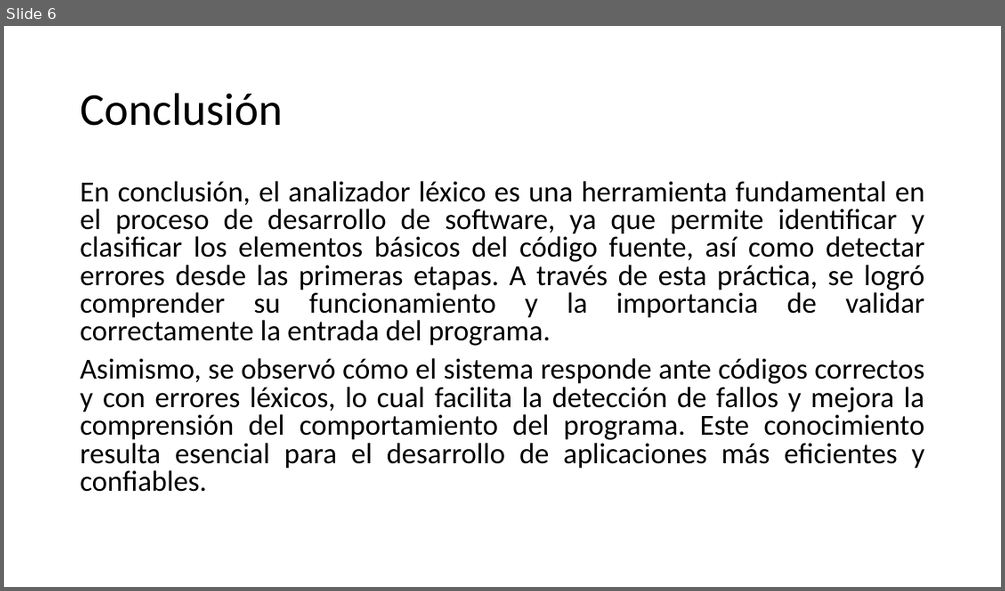
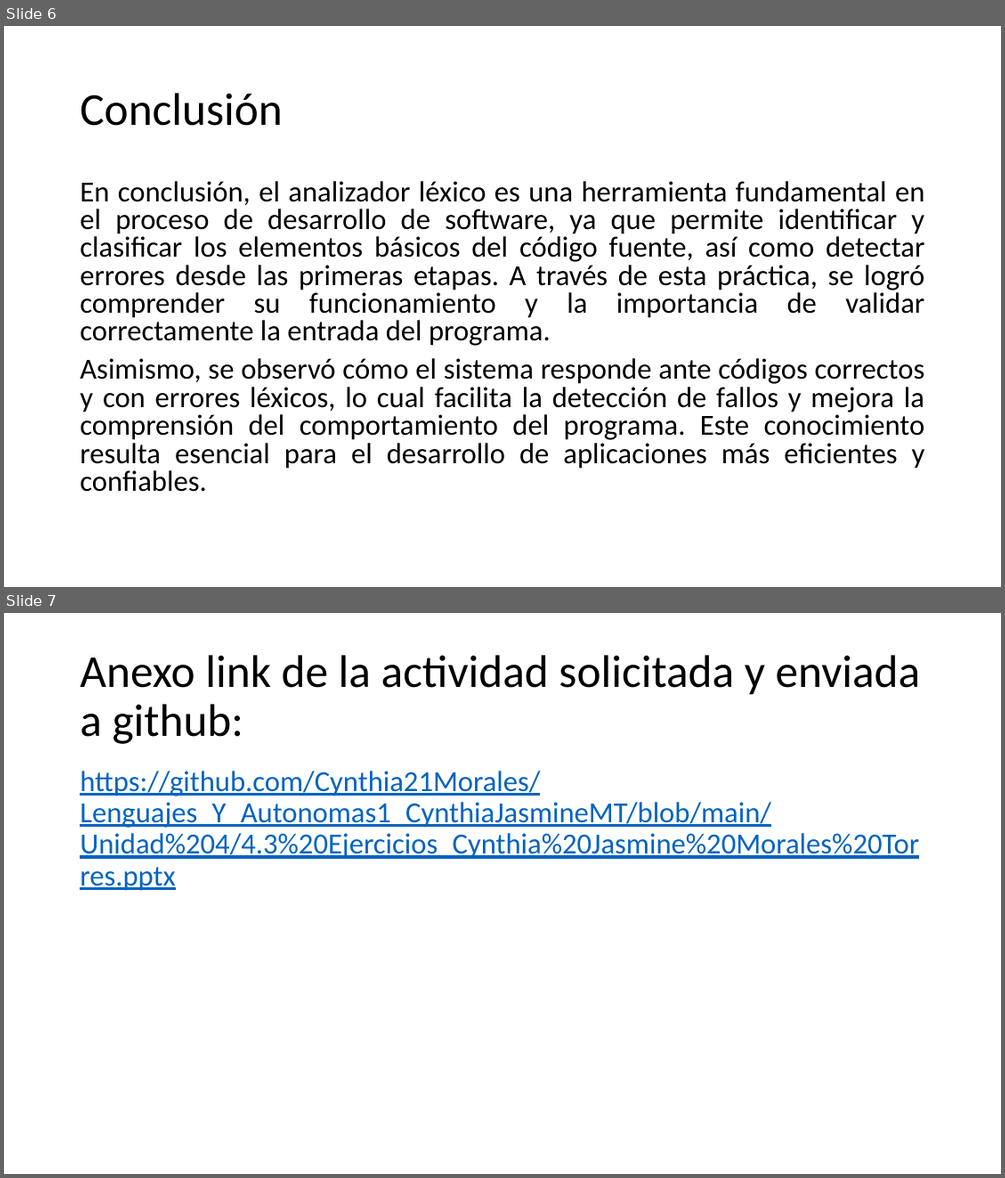
Before and after one commit to Cynthia21Morales/Lenguajes_Y_Autonomas1_CynthiaJasmineMT, a slide deck: Unidad 4/4.3 Ejercicios_Cynthia Jasmine Morales Torres.pptx. Shown one above the other, each under a label of ours: slide 6 before the commit, slides 6 and 7 after it. The pictures are 1005x591 and 1005x1178 pixels, drawn with LibreOffice and Linux fonts; fonts in the diff are those of the drawing. Boxes give left, top, right and bottom in pixels: in the first picture for what was removed or moved away, otherwise in the second. Text is boxed around its words. In the diff, an @@ line names an element or a change of style, - is before the commit and + after.

```diff
--- a/Unidad 4/4.3 Ejercicios_Cynthia Jasmine Morales Torres.pptx
+++ b/Unidad 4/4.3 Ejercicios_Cynthia Jasmine Morales Torres.pptx
@@ slide 7 added at (4,613,1001,1174), background #FFFFFF @@
@@ title added at (80,655,921,744), 44 pt, text #000000 @@
+Anexo link de la actividad solicitada y enviada a github:
@@ text added at (80,771,919,891), 28 pt, text #0563C1, underline @@
+https://github.com/Cynthia21Morales/Lenguajes_Y_Autonomas1_CynthiaJasmineMT/blob/main/Unidad%204/4.3%20Ejercicios_Cynthia%20Jasmine%20Morales%20Torres.pptx
```
Also in this commit, not shown: 1 slide changed, 1 other file.
